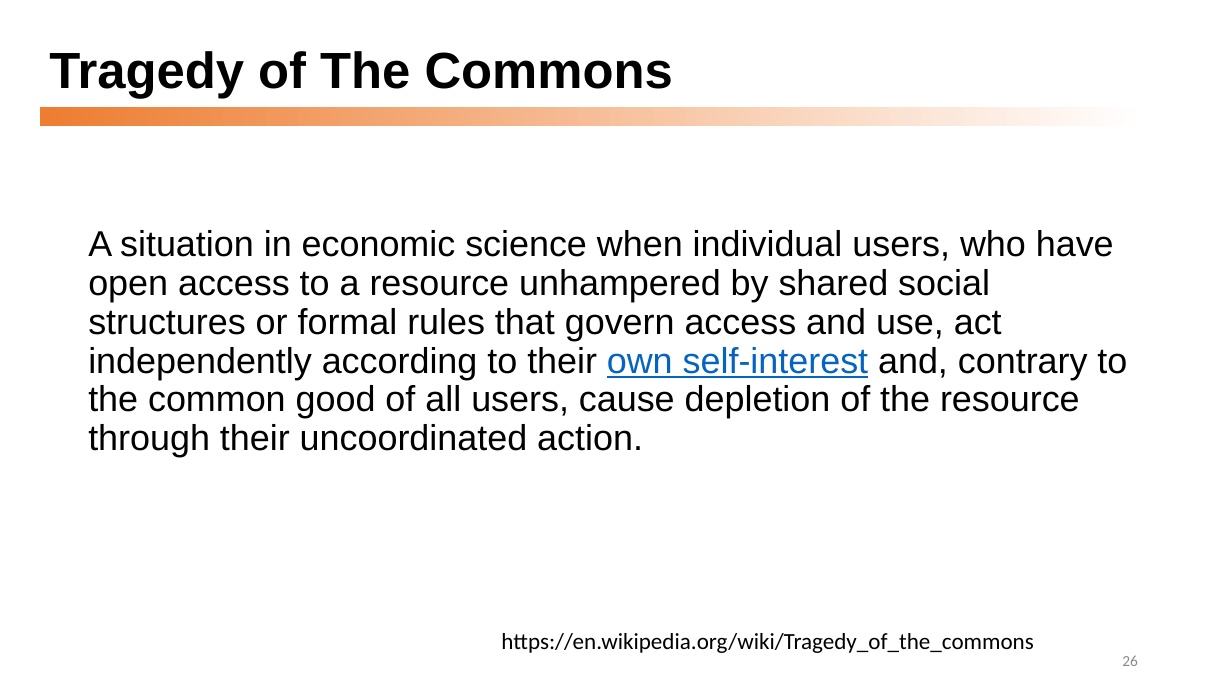
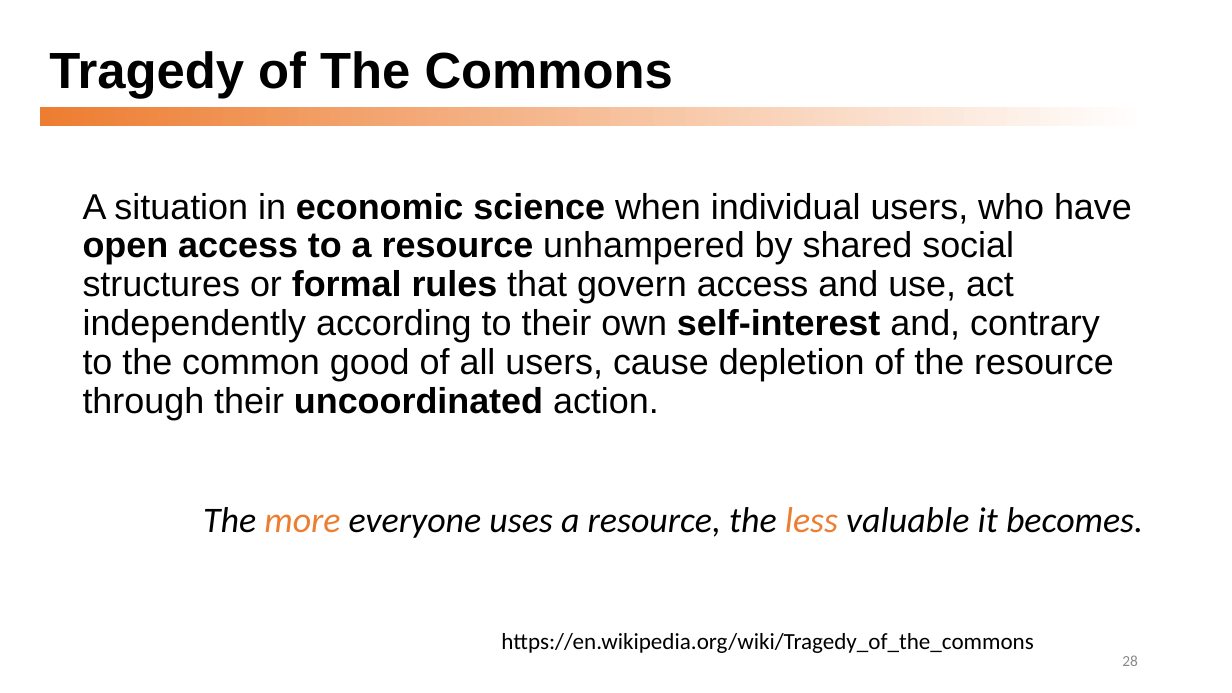
Before and after one commit to dmccreary/graph-systems-thinking, a slide deck: slide 28 of docs/presentations/Graph-Systems-Thinking-Half-Day-Workshop.pptx (slide 26 before the commit). Drawn at 1232x693 pixels with LibreOffice and Linux fonts; fonts in the diff are those of the drawing. Boxes give left, top, right and bottom in pixels: in the first picture for what was removed or moved away, otherwise in the second. Text is boxed around its words. In the diff, an @@ line names an element or a change of style, - is before the commit and + after.

```diff
--- a/docs/presentations/Graph-Systems-Thinking-Half-Day-Workshop.pptx
+++ b/docs/presentations/Graph-Systems-Thinking-Half-Day-Workshop.pptx
@@ text "A situation in economic science ...": place and size @@
-text "A situation in economic science ..." at <box>88,230,1127,457</box>
+text "A situation in economic science ..." at <box>83,193,1132,420</box>
@@ text "A situation in economic science ..." at <box>83,193,1132,420</box>: text colour #0563C1 to #000000, underline off in "own self-interest"; bold on in "economic science open access to a resource ..." @@
@@ text added at <box>203,507,1143,538</box>, 28 pt, text #000000, italic @@
+The more everyone uses a resource, the less valuable it becomes.
@@ page number at <box>1122,655,1138,666</box>: text changed @@
-26
+28
```
Also in this commit, not shown: 8 other slides changed, 9 slides added.
